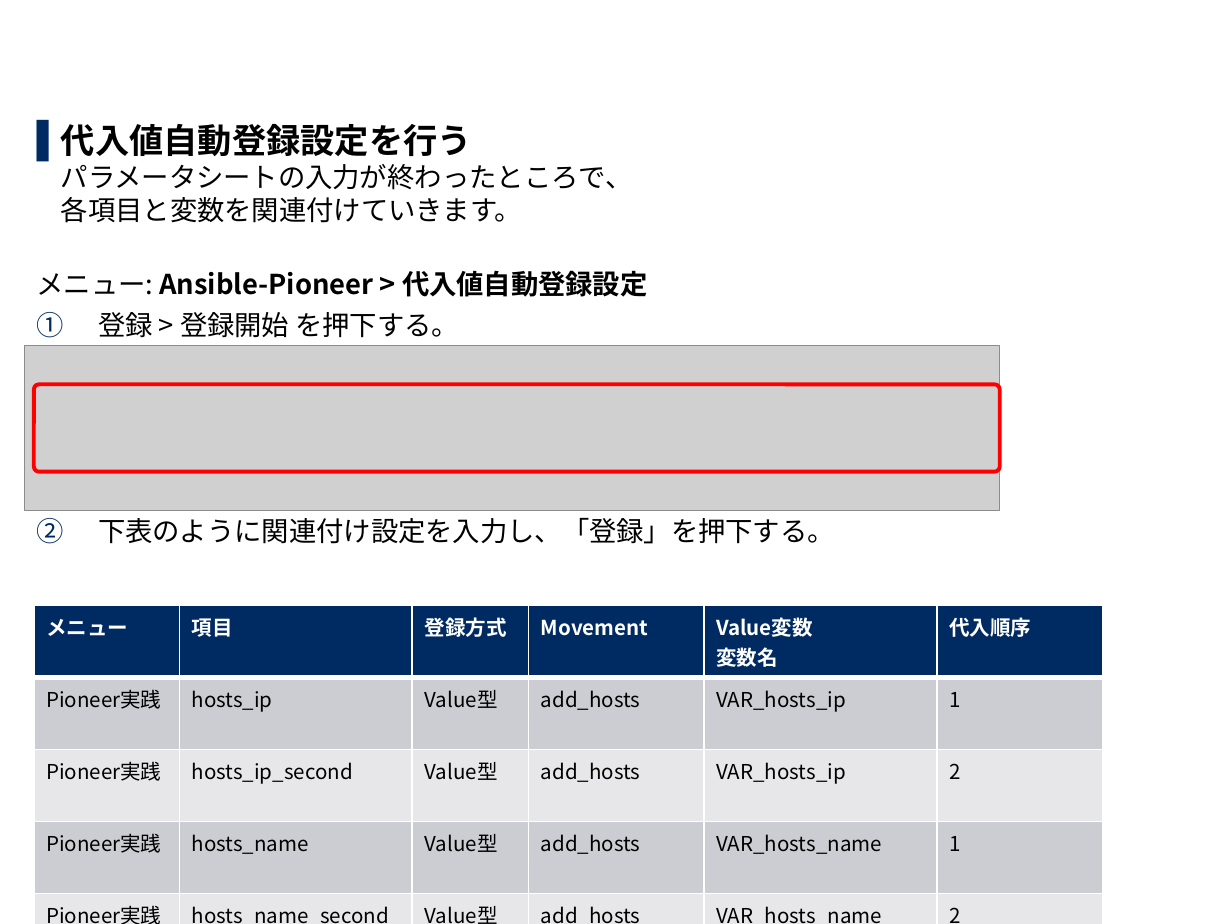
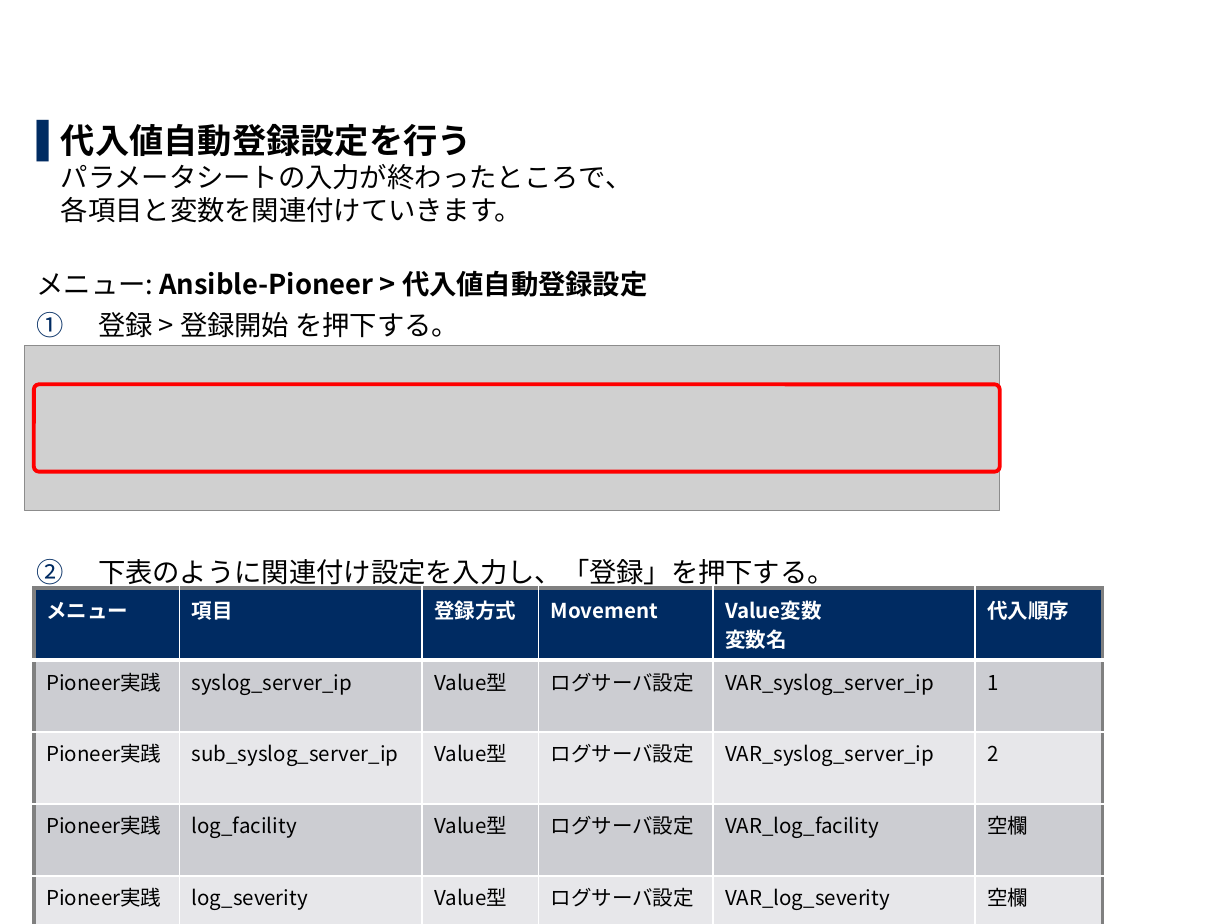
Before and after one commit to exastro-suite/it-automation-docs, a slide deck: slide 59 of asset/Learn_ja/ITA-Ansible-Driver_ja_practice.pptx. Drawn at 1232x924 pixels with LibreOffice and Linux fonts; fonts in the diff are those of the drawing; grey boxes stand for pictures; background and template pictures are left out. Boxes give left, top, right and bottom in pixels: in the first picture for what was removed or moved away, otherwise in the second. Text is boxed around its words. In the diff, an @@ line names an element or a change of style, - is before the commit and + after.

Commit message:
modified:   ITA-Ansible-Driver_ja_practice.pdf 	modified:   ITA-Ansible-Driver_ja_practice.pptx

```diff
--- a/asset/Learn_ja/ITA-Ansible-Driver_ja_practice.pptx
+++ b/asset/Learn_ja/ITA-Ansible-Driver_ja_practice.pptx
@@ text "代入値自動登録設定を行う パラメータシートの入力が終わったところで、 各項目と変数を関連付けていきます。" rewrapped from (37, 124, 835, 544) to (37, 124, 835, 590) @@
@@ table at (33, 588, 1103, 914) @@
-row 2: Pioneer実践 | hosts_ip | Value型 | add_hosts | VAR_hosts_ip | 1
+row 2: Pioneer実践 | syslog_server_ip | Value型 | ログサーバ設定 | VAR_syslog_server_ip | 1
-row 3: Pioneer実践 | hosts_ip_second | Value型 | add_hosts | VAR_hosts_ip | 2
+row 3: Pioneer実践 | sub_syslog_server_ip | Value型 | ログサーバ設定 | VAR_syslog_server_ip | 2
-row 4: Pioneer実践 | hosts_name | Value型 | add_hosts | VAR_hosts_name | 1
+row 4: Pioneer実践 | log_facility | Value型 | ログサーバ設定 | VAR_log_facility | 空欄
-row 5: Pioneer実践 | hosts_name_second | Value型 | add_hosts | VAR_hosts_name | 2
+row 5: Pioneer実践 | log_severity | Value型 | ログサーバ設定 | VAR_log_severity | 空欄
@@ borders changed @@
@@ table: place and size @@
-table at (33, 606, 1101, 924)
+table at (33, 588, 1103, 914)
```
Also in this commit, not shown: 55 other slides changed, 4 slides added, 4 slides removed, 1 other file.
